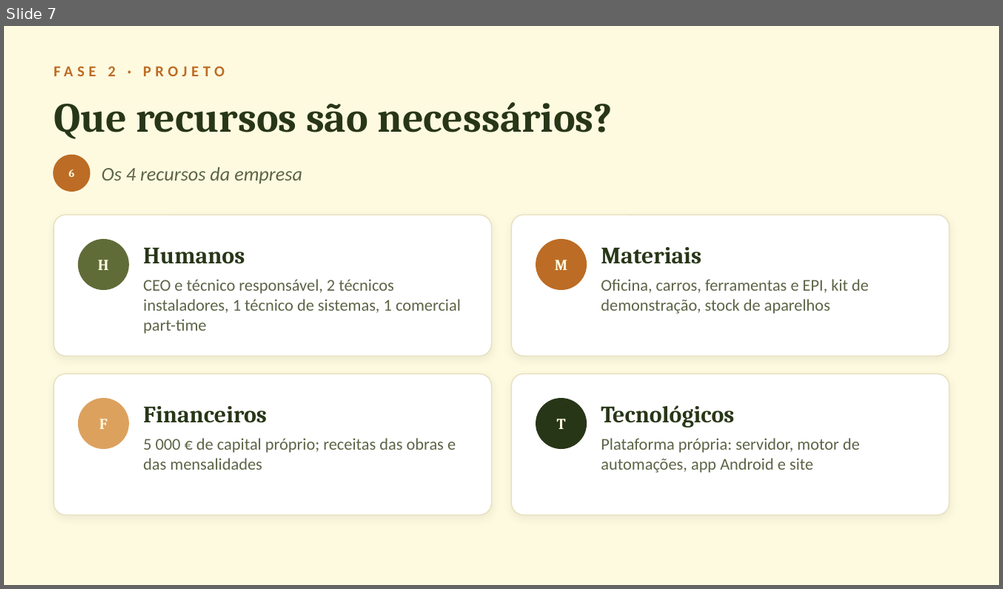
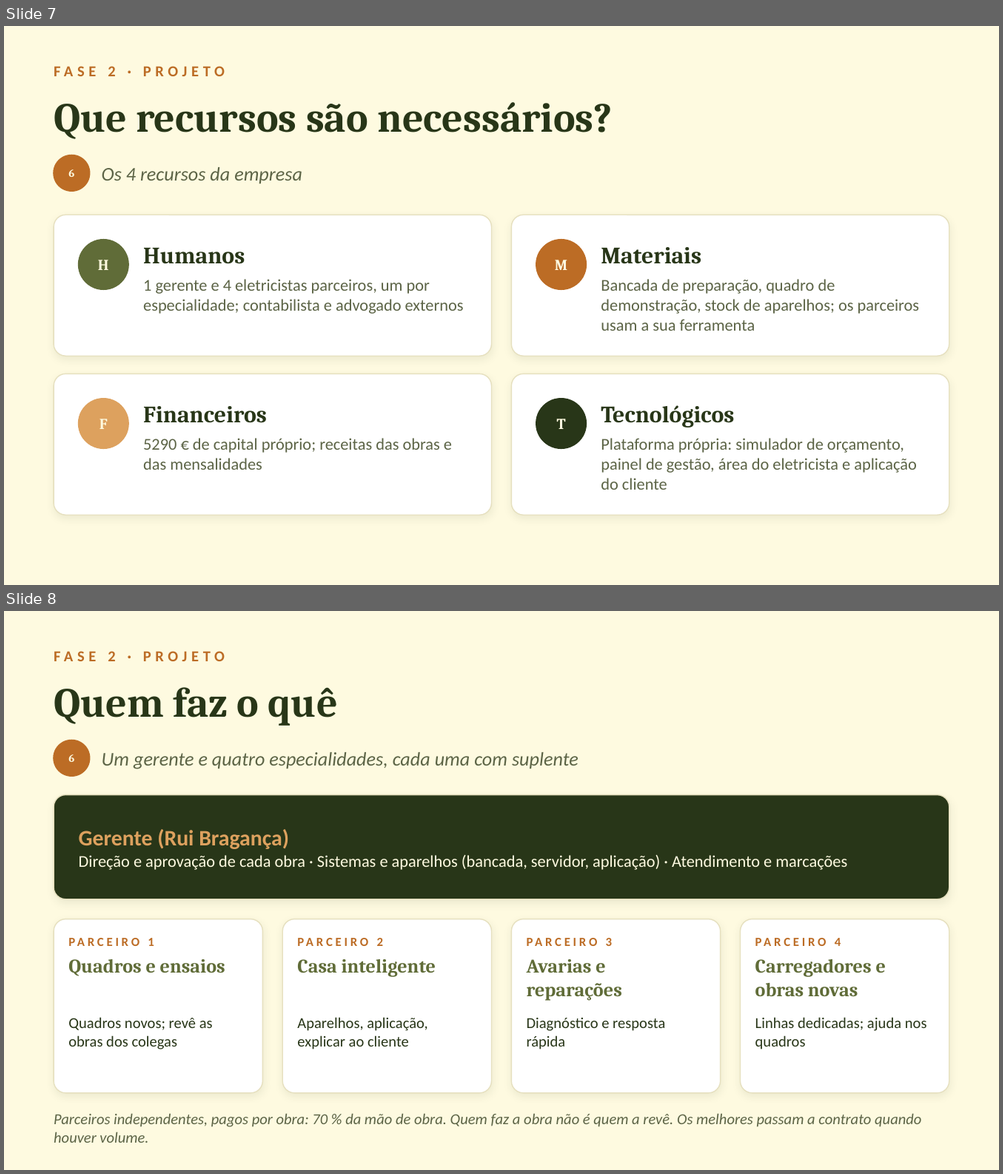
Before and after one commit to ruibraganca2014-coder/marketing-saas, a slide deck: domus-energia/negocio/Domus_Energia_Ideia_de_Negocio.pptx. Shown one above the other, each under a label of ours: slide 7 before the commit, slides 7 and 8 after it. The pictures are 1003x589 and 1003x1174 pixels, drawn with LibreOffice and Linux fonts; fonts in the diff are those of the drawing. Boxes give left, top, right and bottom in pixels: in the first picture for what was removed or moved away, otherwise in the second. Text is boxed around its words. In the diff, an @@ line names an element or a change of style, - is before the commit and + after.

```diff
--- a/domus-energia/negocio/Domus_Energia_Ideia_de_Negocio.pptx
+++ b/domus-energia/negocio/Domus_Energia_Ideia_de_Negocio.pptx
@@ slide 8 added at (4, 611, 999, 1170), background #FEFAE0 @@
@@ text added at (54, 651, 225, 661), 11 pt, text #BC6C25, bold @@
+FASE 2 · PROJETO
@@ text added at (54, 687, 338, 726), 30 pt, text #283618, bold @@
+Quem faz o quê
@@ ellipse added at (54, 741, 90, 776), fill #BC6C25, outline #BC6C25 1 pt @@
@@ text added at (68, 755, 74, 762), 7.9 pt, text #FEFAE0, bold @@
+6
@@ text added at (102, 752, 578, 769), 14 pt, text #5C6446, italic @@
+Um gerente e quatro especialidades, cada uma com suplente
@@ rounded rectangle added at (54, 795, 949, 900), fill #283618, outline #E6E0BF 0.75 pt @@
@@ text added at (79, 829, 847, 870), 12 pt, text #FEFAE0 @@
+Gerente (Rui Bragança)
+Direção e aprovação de cada obra · Sistemas e aparelhos (bancada, servidor, aplicação) · Atendimento e marcações
@@ rounded rectangle added at (54, 920, 262, 1093), fill #FFFFFF, outline #E6E0BF 0.75 pt @@
@@ rounded rectangle added at (282, 920, 492, 1093), fill #FFFFFF, outline #E6E0BF 0.75 pt @@
@@ rounded rectangle added at (511, 920, 720, 1093), fill #FFFFFF, outline #E6E0BF 0.75 pt @@
@@ rounded rectangle added at (740, 920, 949, 1093), fill #FFFFFF, outline #E6E0BF 0.75 pt @@
@@ text added at (148, 938, 154, 946), 9 pt, text #BC6C25, bold @@
+PARCEIRO 1
@@ text added at (377, 938, 384, 946), 9 pt, text #BC6C25, bold @@
+PARCEIRO 2
@@ text added at (606, 938, 612, 946), 9 pt, text #BC6C25, bold @@
+PARCEIRO 3
@@ text added at (834, 938, 841, 946), 9 pt, text #BC6C25, bold @@
+PARCEIRO 4
@@ text added at (68, 960, 225, 977), 14 pt, text #606C38, bold @@
+Quadros e ensaios
@@ text added at (297, 960, 436, 977), 14 pt, text #606C38, bold @@
+Casa inteligente
@@ text added at (526, 960, 622, 1001), 14 pt, text #606C38, bold @@
+Avarias e reparações
@@ text added at (755, 960, 885, 997), 14 pt, text #606C38, bold @@
+Carregadores e obras novas
@@ text added at (68, 1017, 213, 1050), 11 pt, text #283618 @@
+Quadros novos; revê as obras dos colegas
@@ text added at (297, 1017, 428, 1050), 11 pt, text #283618 @@
+Aparelhos, aplicação, explicar ao cliente
@@ text added at (526, 1018, 665, 1050), 11 pt, text #283618 @@
+Diagnóstico e resposta rápida
@@ text added at (755, 1017, 927, 1050), 11 pt, text #283618 @@
+Linhas dedicadas; ajuda nos quadros
@@ text added at (54, 1113, 921, 1143), 11 pt, text #5C6446, italic @@
+Parceiros independentes, pagos por obra: 70 % da mão de obra. Quem faz a obra não é quem a revê. Os melhores passam a contrato quando houver volume.
@@ slide 7 changed as well @@
@@ text at (143, 279, 464, 314): text changed @@
-CEO e técnico responsável, 2 técnicos instaladores, 1 técnico de sistemas, 1 comercial part-time
+1 gerente e 4 eletricistas parceiros, um por especialidade; contabilista e advogado externos
@@ text at (600, 279, 919, 331): text changed @@
-Oficina, carros, ferramentas e EPI, kit de demonstração, stock de aparelhos
+Bancada de preparação, quadro de demonstração, stock de aparelhos; os parceiros usam a sua ferramenta
@@ text at (143, 438, 452, 470): text changed @@
-5 000 € de capital próprio; receitas das obras e das mensalidades
+5290 € de capital próprio; receitas das obras e das mensalidades
@@ text at (600, 438, 916, 490): text changed @@
-Plataforma própria: servidor, motor de automações, app Android e site
+Plataforma própria: simulador de orçamento, painel de gestão, área do eletricista e aplicação do cliente
```
Also in this commit, not shown: 11 other slides changed, 4 other files.
